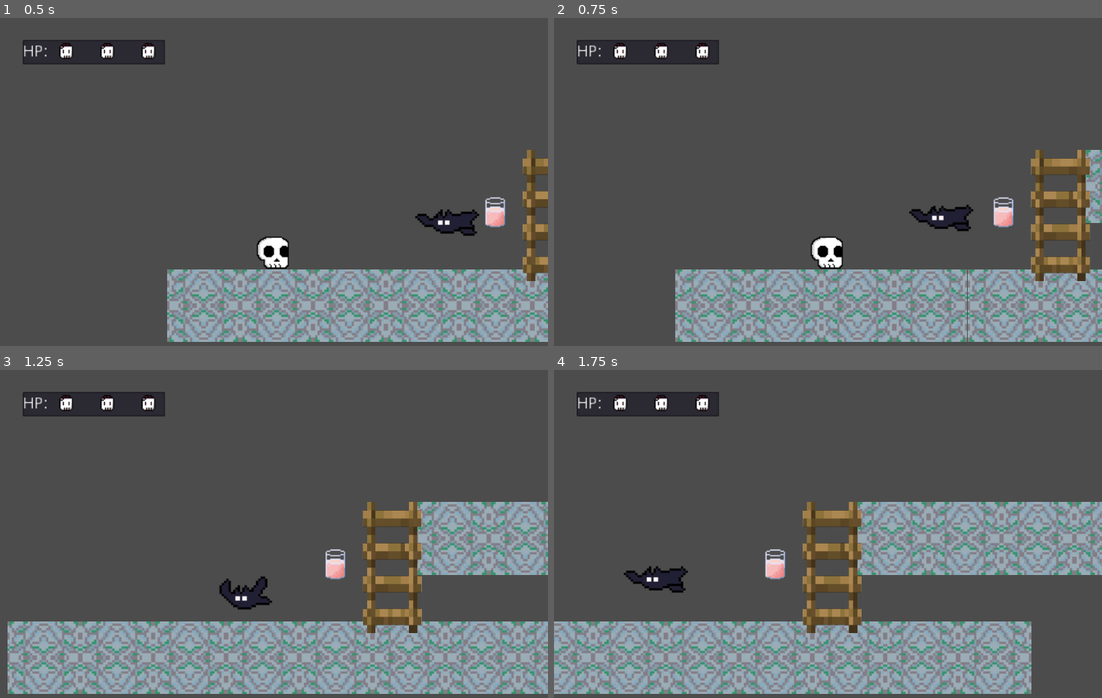
Above: before the commit, frames 1-4 (two rows, left to right).
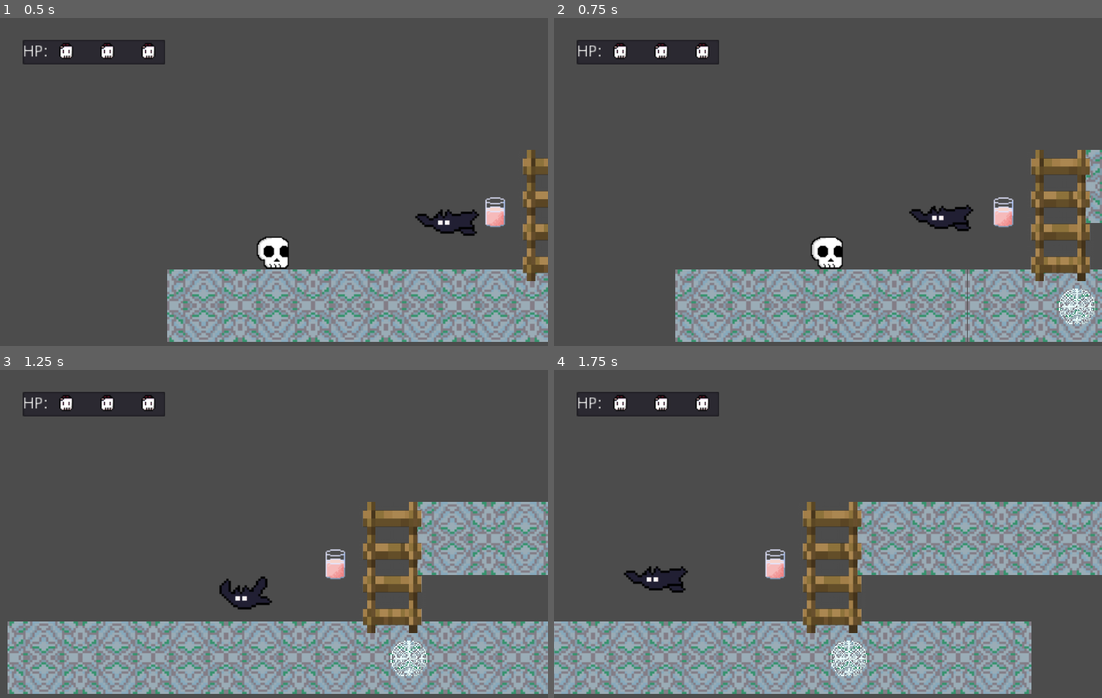
Above: after the commit, the same moments.

Repository: SpookyBois-UTD/Untitled-Skeleton-Game
Game: Godot game, scene res://Scenes/Test.tscn
Same seed, same stepped clock (60 frames per second), same inputs: the game is played once before the commit and once after it.
Inputs:
- Up to frame 1 (0.5 s): no input
- Up to frame 2 (0.75 s): hold D (player_right) from 0.53 s (still down); hold Shift (player_run) from 0.53 s (still down)
- Up to frame 3 (1.25 s): keep holding D (player_right); keep holding Shift (player_run); tap Space (player_jump) at 0.77 s
- Up to frame 4 (1.75 s): keep holding D (player_right); release Shift (player_run) at 1.28 s; tap E (player_use) at 1.35 s; tap Space (player_jump) at 1.52 s

Frame 1 is identical in both runs. In frame 2, 0.3% of the frame differs, in the area x 92-99%, y 82-94%; in frame 3, 0.3%; in frame 4, 0.3%.

Commit message:
Added Walking+Sword

Diff:
--- a/Scenes/Test.tscn
+++ b/Scenes/Test.tscn
@@ -6,6 +6,7 @@
 [ext_resource path="res://Scenes/Batty.tscn" type="PackedScene" id=4]
 [ext_resource path="res://Scenes/GUI.tscn" type="PackedScene" id=5]
 [ext_resource path="res://Scenes/Player.tscn" type="PackedScene" id=6]
+[ext_resource path="res://Sprites/Stuff.png" type="Texture" id=7]
 
 [node name="Test" type="Node2D"]
 position = Vector2( 226.697, 237.488 )
@@ -71,4 +72,10 @@
 [node name="Player" parent="." instance=ExtResource( 6 )]
 position = Vector2( -194.255, -64.0665 )
 
+[node name="Sprite2" type="Sprite" parent="."]
+position = Vector2( 64, 0 )
+texture = ExtResource( 7 )
+region_enabled = true
+region_rect = Rect2( 401, 165, 32, 32 )
+
 [editable path="GUI"]
Not shown: 1 places in Scenes/Test.tscn that only renumber resources
Binary file added: Sprites/CalWalkingFrameSword.png
Not shown, added: Sprites/CalWalkingFrameSword.png.import
